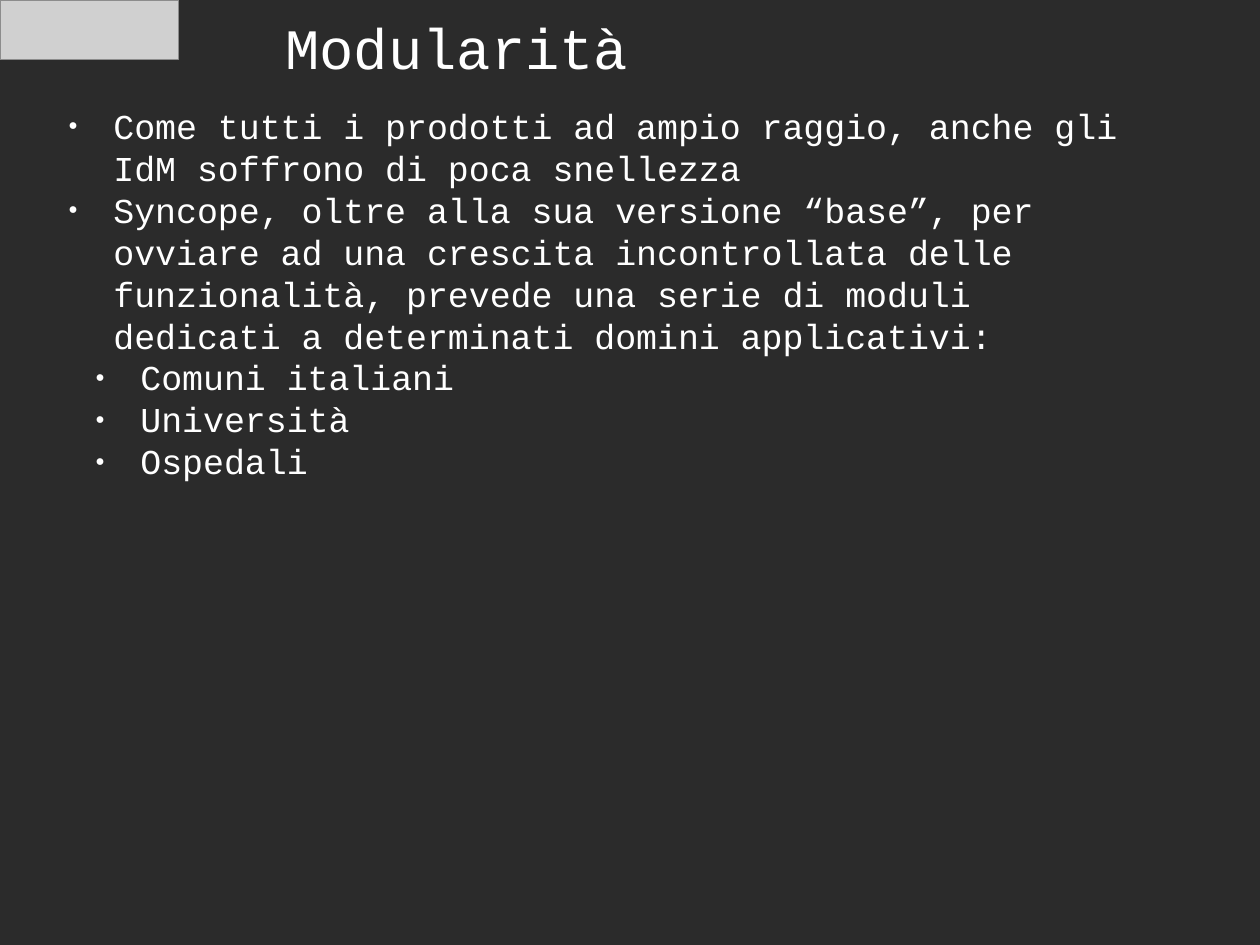
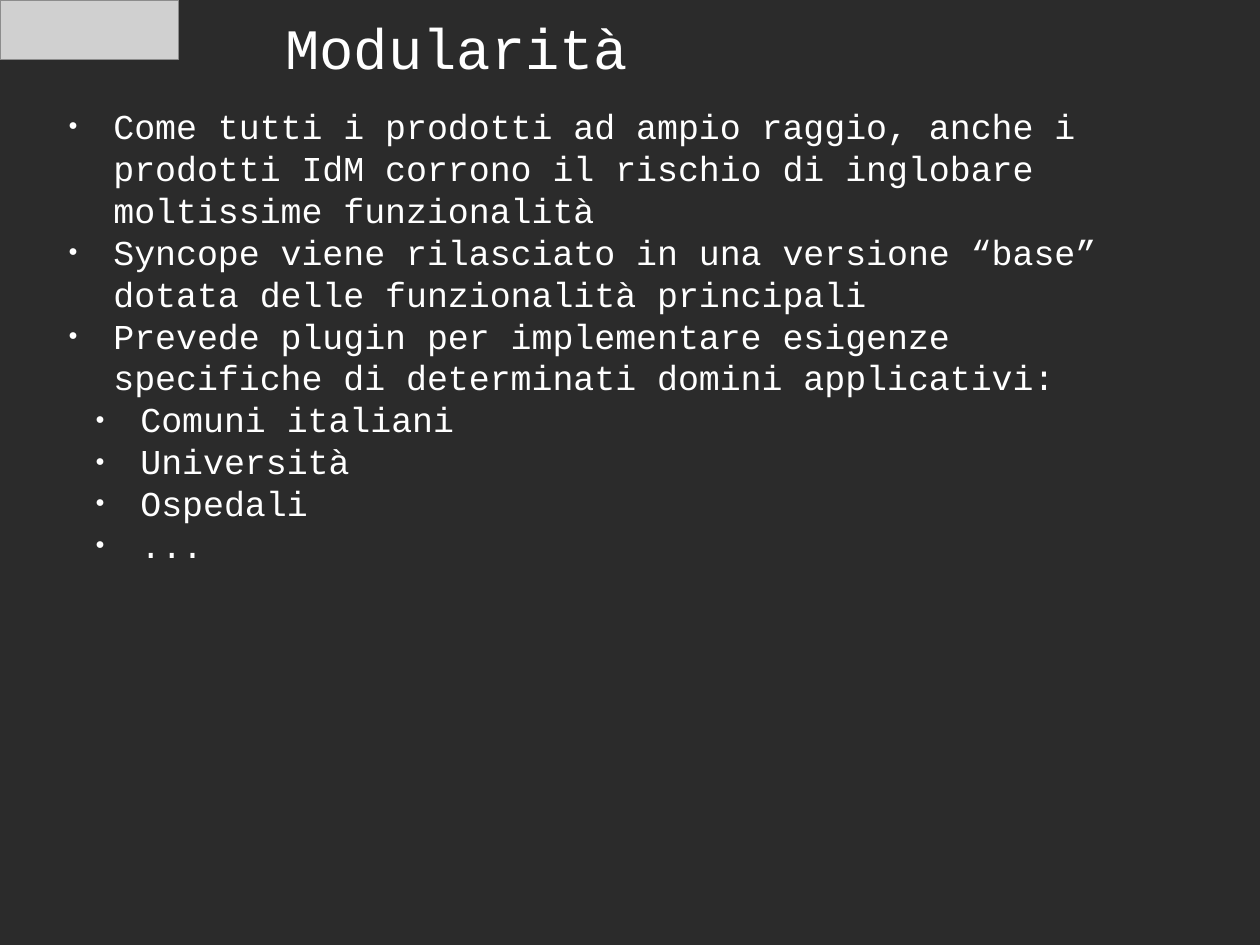
Before and after one commit to ilgrosso/oldSyncopeIdM, a slide deck: slide 13 of docs/Presentation/Syncope OpenSource IdM - it.odp (slide 12 before the commit). Drawn at 1260x945 pixels with LibreOffice and Linux fonts; fonts in the diff are those of the drawing; grey boxes stand for pictures; background and template pictures are left out; a plain dark background stands for a picture behind light text. Boxes give left, top, right and bottom in pixels: in the first picture for what was removed or moved away, otherwise in the second. Text is boxed around its words. In the diff, an @@ line names an element or a change of style, - is before the commit and + after.

```diff
--- a/docs/Presentation/Syncope OpenSource IdM - it.odp
+++ b/docs/Presentation/Syncope OpenSource IdM - it.odp
@@ text at box(113, 115, 1097, 524): paragraph added @@
+  ● ...
@@ text at box(113, 115, 1097, 398): text changed @@
-● Come tutti i prodotti ad ampio raggio, anche gli IdM soffrono di poca snellezza
-● Syncope, oltre alla sua versione “base”, per ovviare ad una crescita incontrollata delle funzionalità, prevede una serie di moduli dedicati a determinati domini applicativi:
+● Come tutti i prodotti ad ampio raggio, anche i prodotti IdM corrono il rischio di inglobare moltissime funzionalità
+● Syncope viene rilasciato in una versione “base” dotata delle funzionalità principali
+● Prevede plugin per implementare esigenze specifiche di determinati domini applicativi:
```
Also in this commit, not shown: 5 other slides changed, 3 slides added, 2 slides removed.
